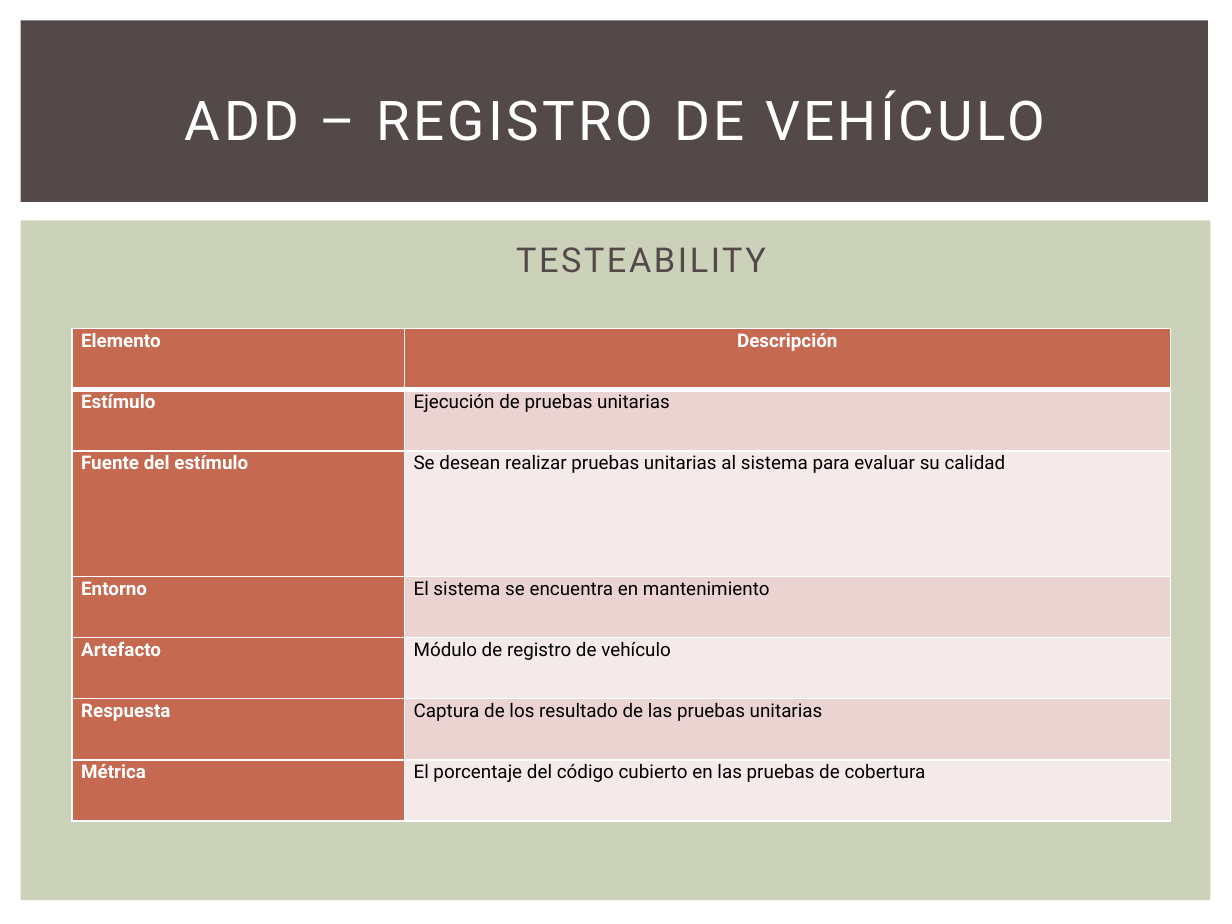
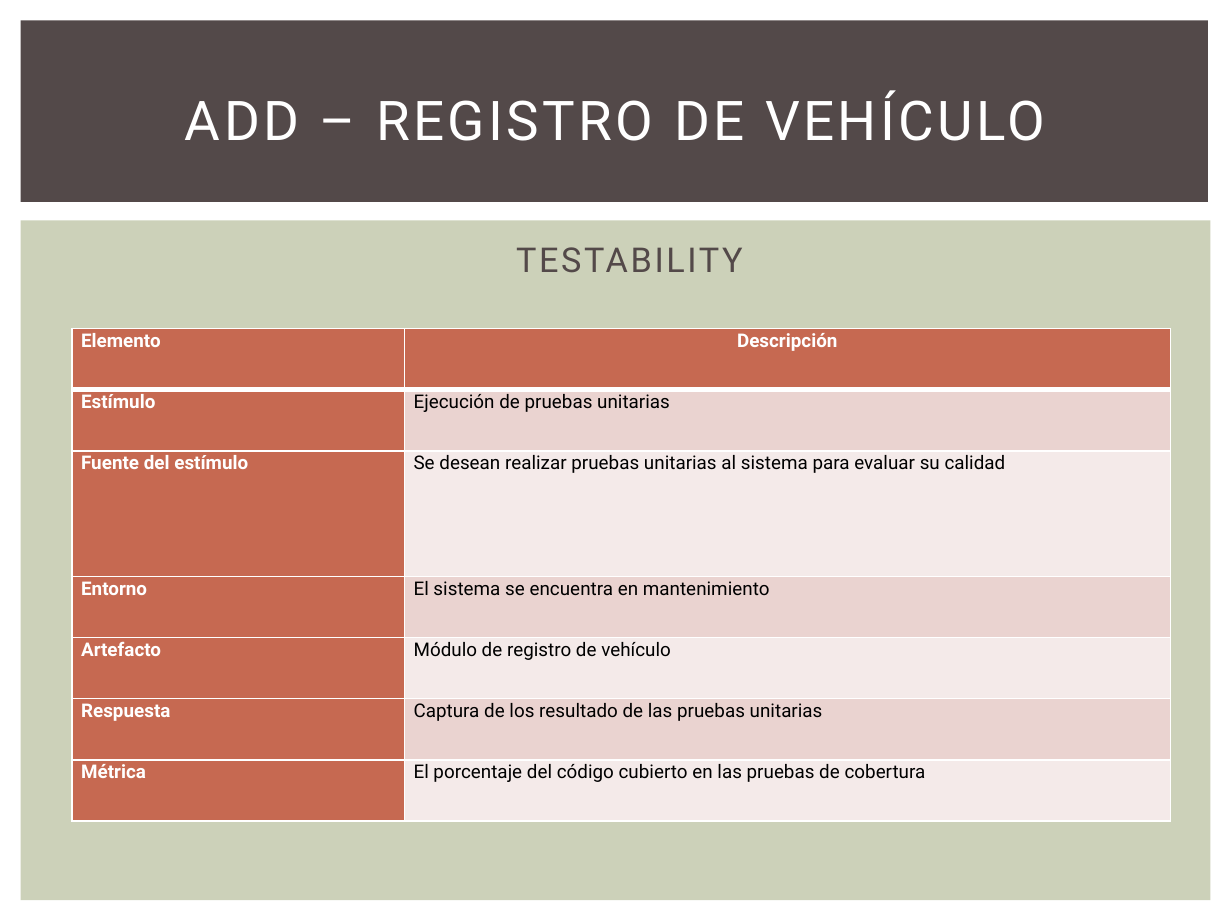
Before and after one commit to GesekCore/Arquitectura-de-Software-2015-01, a slide deck: slide 25 of TB-02 PPT.pptx (slide 24 before the commit). Drawn at 1232x924 pixels with LibreOffice and Linux fonts; fonts in the diff are those of the drawing. Boxes give left, top, right and bottom in pixels: in the first picture for what was removed or moved away, otherwise in the second. Text is boxed around its words. In the diff, an @@ line names an element or a change of style, - is before the commit and + after.

```diff
--- a/TB-02 PPT.pptx
+++ b/TB-02 PPT.pptx
@@ text at (516,247,743,273): text changed @@
-TESTEABILITY
+TESTABILITY
```
Also in this commit, not shown: 2 other slides changed, 2 slides added.
